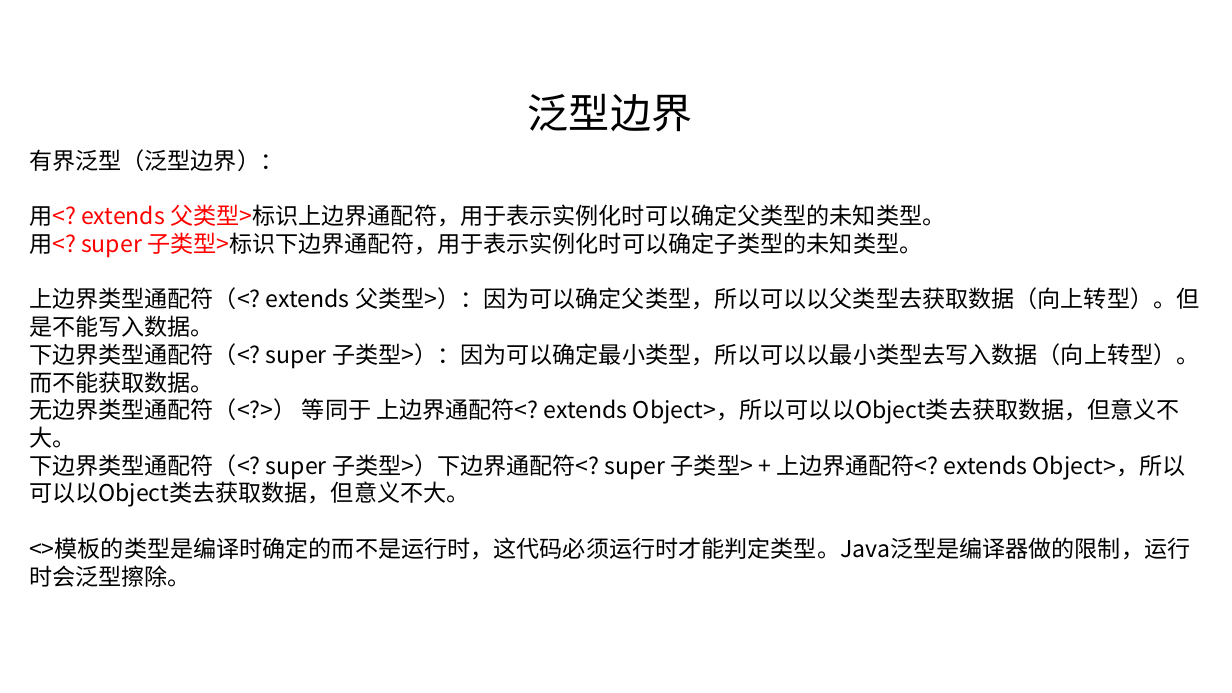
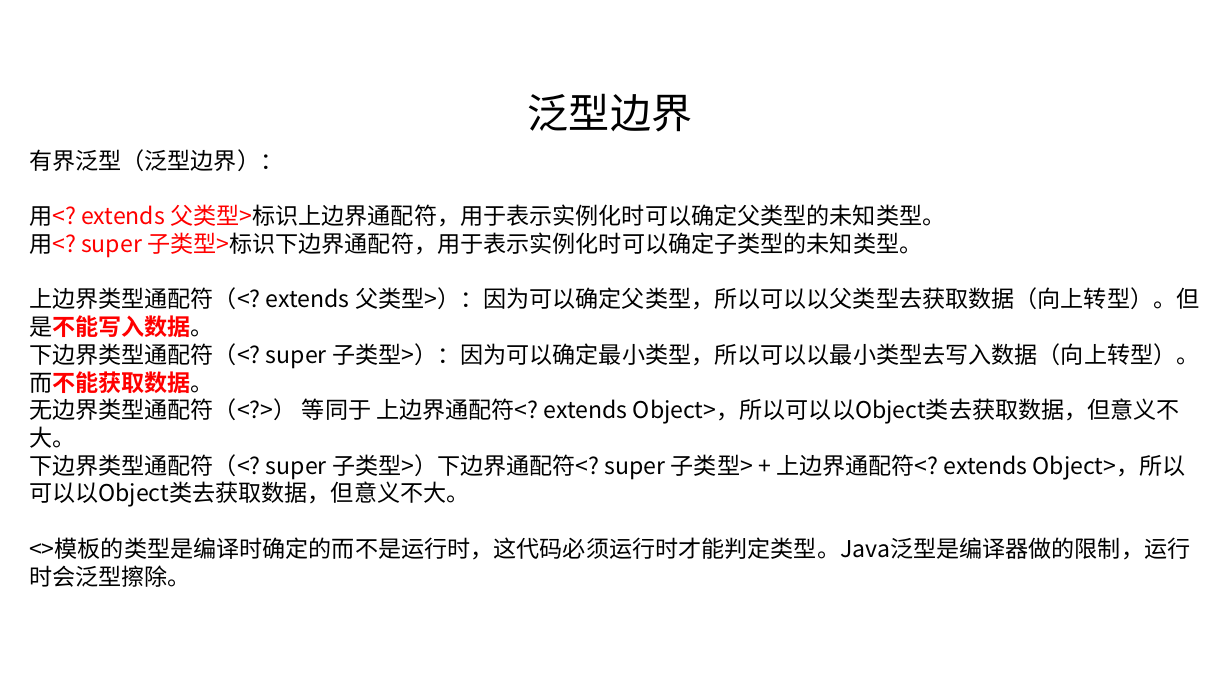
Before and after one commit to linkknown/PPT, a slide deck: slide 9 of 基础PPT/第11章：Java泛型简介.pptx. Drawn at 1232x693 pixels with LibreOffice and Linux fonts; fonts in the diff are those of the drawing; background and template pictures are left out. Boxes give left, top, right and bottom in pixels: in the first picture for what was removed or moved away, otherwise in the second. Text is boxed around its words. In the diff, an @@ line names an element or a change of style, - is before the commit and + after.

```diff
--- a/基础PPT/第11章：Java泛型简介.pptx
+++ b/基础PPT/第11章：Java泛型简介.pptx
@@ text at <box>29,287,1199,393</box>: text colour #000000 to #FF0000, bold on in "父类型>）：因为可以确定父类型，所以可以以父类型去获取数据（向上转型）。但是不能写入数据。", "子类型>）：因为可以确定最小类型，所以可以以最小类型去写入数据（向上转型）。而不能获取数据。" @@
```
Also in this commit, not shown: 4 other files.
